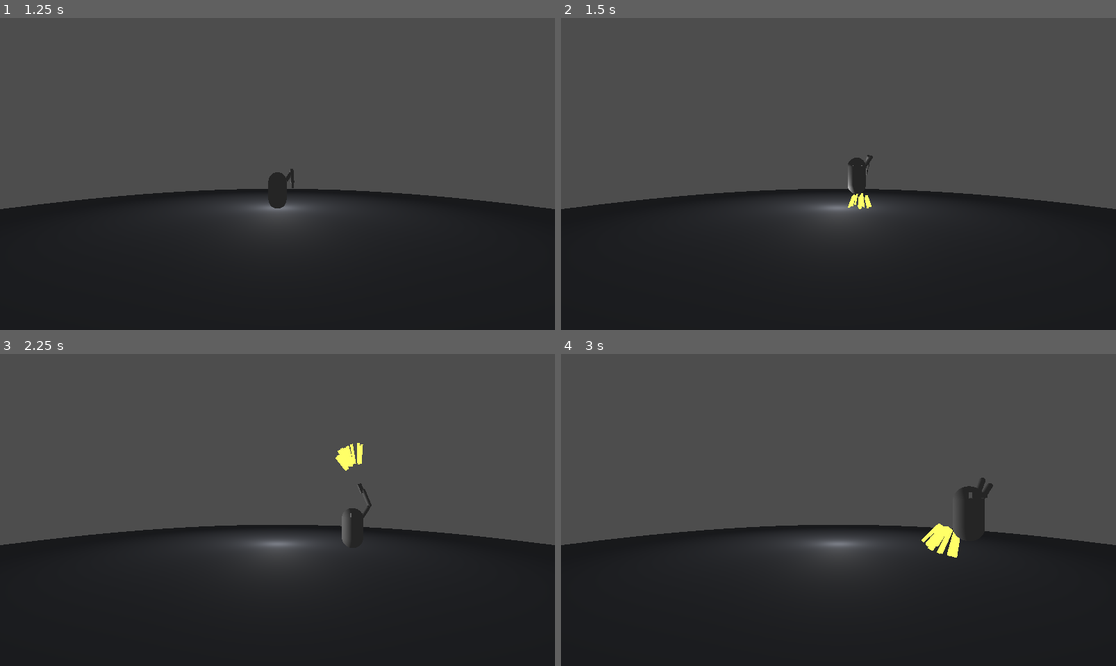
Above: before the commit, frames 1-4 (two rows, left to right).
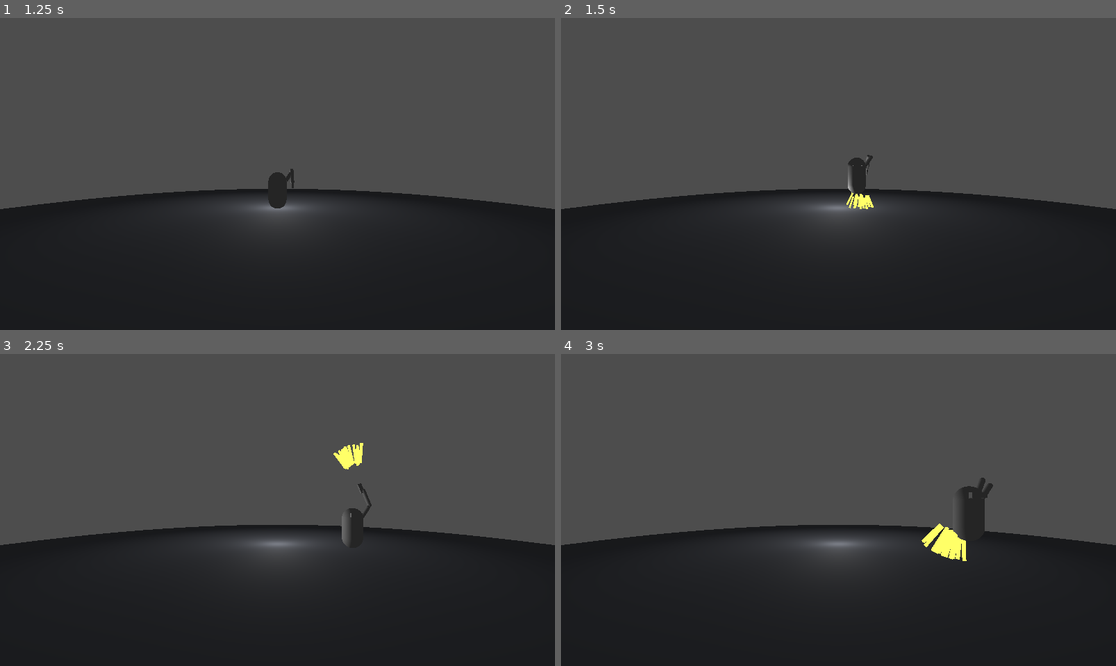
Above: after the commit, the same moments.

Repository: AdkinsC0211/GGJ2024
Game: Godot game, scene res://Main.tscn
The game is run twice, just before and just after one commit, with the same random seed, the same clock (stepped at 60 frames per second) and the same inputs. The engine's default icon, where the game draws it, is replaced by a stand-in: a white triangle on a blue panel in a dark square.
Inputs (mouse positions are in pixels of both pictures, inside the frame that each line leads up to):
- Up to frame 1 (1.25 s): click "PLAY" at 0.5 s
- Up to frame 2 (1.5 s): tap Enter (ui_accept) at 1.25 s; move the mouse to (960, 158) at 1.27 s; hold D (right) from 1.28 s (still down); click (960, 158) at 1.42 s
- Up to frame 3 (2.25 s): tap Enter (ui_accept) at 1.52 s; move the mouse to (166, 525) at 2.02 s; release D (right) at 2.03 s; hold S (down) from 2.03 s (still down); click (166, 525) at 2.17 s
- Up to frame 4 (3 s): tap Enter (ui_accept) at 2.27 s; move the mouse to (894, 441) at 2.77 s; release S (down) at 2.78 s; hold D (right) from 2.78 s (still down); click (894, 441) at 2.92 s

Frame 1 is identical in both runs. In frame 2, less than 0.1% of the frame differs, in the area x 51-57%, y 55-62%; in frame 3, less than 0.1%; in frame 4, 0.2%, in the area x 64-74%, y 54-67%.

Commit message:
Gun got sounds :)

Diff:
--- a/Scenes/Interactables/Arm.gd
+++ b/Scenes/Interactables/Arm.gd
@@ -25,9 +25,17 @@
 				temp.global_transform = $Gun.global_transform
 				temp.global_rotation_degrees.x += randf_range(-20, 20)
 				temp.global_rotation_degrees.z += randf_range(-20, 20)
+				temp.global_rotation_degrees.y += randf_range(-20, 20)
 			$FireTimer.start()
 			can_fire = false
+			$Gun/Blast.play()
 
 
 func _on_timer_timeout():
 	can_fire = true
+	$ReloadTimer.wait_time = 2
+	$ReloadTimer.start()
+
+
+func _on_reload_timer_timeout():
+	$Gun/Reload.play()
--- a/Scenes/Interactables/Player.tscn
+++ b/Scenes/Interactables/Player.tscn
@@ -1,7 +1,9 @@
-[gd_scene load_steps=10 format=3 uid="uid://dhmhmvcgk7dfx"]
+[gd_scene load_steps=12 format=3 uid="uid://dhmhmvcgk7dfx"]
 
 [ext_resource type="Script" path="res://Scenes/Interactables/PlayerBody.gd" id="1_fcuqg"]
 [ext_resource type="Script" path="res://Scenes/Interactables/Arm.gd" id="2_oxtl4"]
+[ext_resource type="AudioStream" uid="uid://glue3dmsa2nn" path="res://Assets/Sounds/Shotgun Blast.wav" id="3_h4xk8"]
+[ext_resource type="AudioStream" uid="uid://6qsrkyqg8nme" path="res://Assets/Sounds/Reload.wav" id="4_mgabb"]
 
 [sub_resource type="CapsuleShape3D" id="CapsuleShape3D_jcp0y"]
 
@@ -71,6 +73,12 @@
 transform = Transform3D(1, 0, 0, 0, 1, 0, 0, 0, 1, 0, 0.548575, -0.0846553)
 mesh = SubResource("BoxMesh_vdpst")
 
+[node name="Blast" type="AudioStreamPlayer3D" parent="Arm/Gun"]
+stream = ExtResource("3_h4xk8")
+
+[node name="Reload" type="AudioStreamPlayer3D" parent="Arm/Gun"]
+stream = ExtResource("4_mgabb")
+
 [node name="Marker3D" type="Marker3D" parent="Arm"]
 transform = Transform3D(1, 0, 0, 0, 1, 0, 0, 0, 1, 0, 0.400087, 0)
 
@@ -78,4 +86,9 @@
 wait_time = 0.5
 one_shot = true
 
+[node name="ReloadTimer" type="Timer" parent="Arm"]
+wait_time = 2.0
+one_shot = true
+
 [connection signal="timeout" from="Arm/FireTimer" to="Arm" method="_on_timer_timeout"]
+[connection signal="timeout" from="Arm/ReloadTimer" to="Arm" method="_on_reload_timer_timeout"]
Not shown, added: Assets/Sounds/Reload.wav.import
Not shown, added: Assets/Sounds/Shotgun Blast.wav.import
Not shown, added: Assets/Sounds/Reload.wav
Not shown, added: Assets/Sounds/Shotgun Blast.wav
